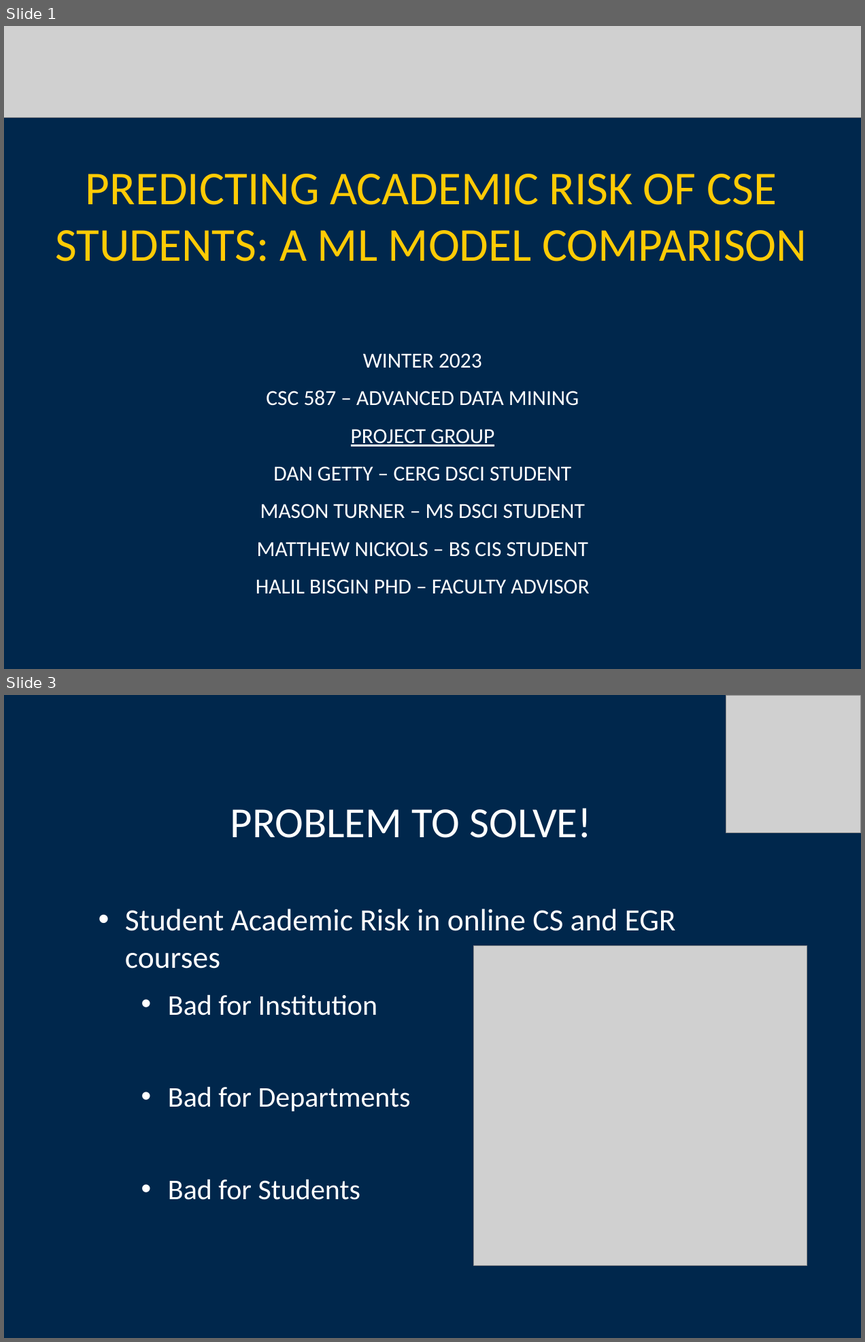
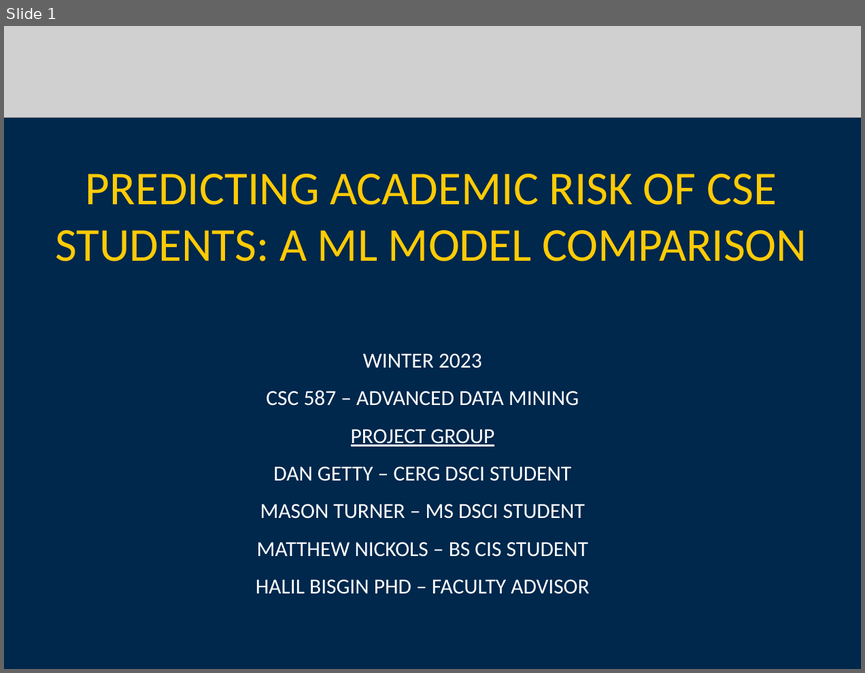
Before and after one commit to tastslikchkn/MI-AIR, a slide deck: Milestone_2/CSC587_2024_OnlineCSESTudentSuccessInd_052824.pptx. Shown one above the other, each under a label of ours: slides 1 and 3 before the commit, slide 1 after it; the slides between them are not shown. The pictures are 865x1342 and 865x673 pixels, drawn with LibreOffice and Linux fonts; fonts in the diff are those of the drawing; grey boxes stand for pictures; background and template pictures are left out. Boxes give left, top, right and bottom in pixels: in the first picture for what was removed or moved away, otherwise in the second. Text is boxed around its words. In the diff, an @@ line names an element or a change of style, - is before the commit and + after.

```diff
--- a/Milestone_2/CSC587_2024_OnlineCSESTudentSuccessInd_052824.pptx
+++ b/Milestone_2/CSC587_2024_OnlineCSESTudentSuccessInd_052824.pptx
@@ slide 3 removed at bbox=[4, 695, 861, 1338], background picture (left out) @@
@@ picture removed at bbox=[725, 695, 861, 833] @@
@@ title removed at bbox=[230, 808, 592, 838] @@
-PROBLEM TO SOLVE!
@@ text removed at bbox=[125, 909, 676, 1200] @@
-  • Student Academic Risk in online CS and EGR courses
-    • Bad for Institution
-    • Bad for Departments
-    • Bad for Students
@@ picture removed at bbox=[473, 946, 807, 1266] @@
```
Also in this commit, not shown: 6 slides changed, 5 slides added, 4 other slides removed.
